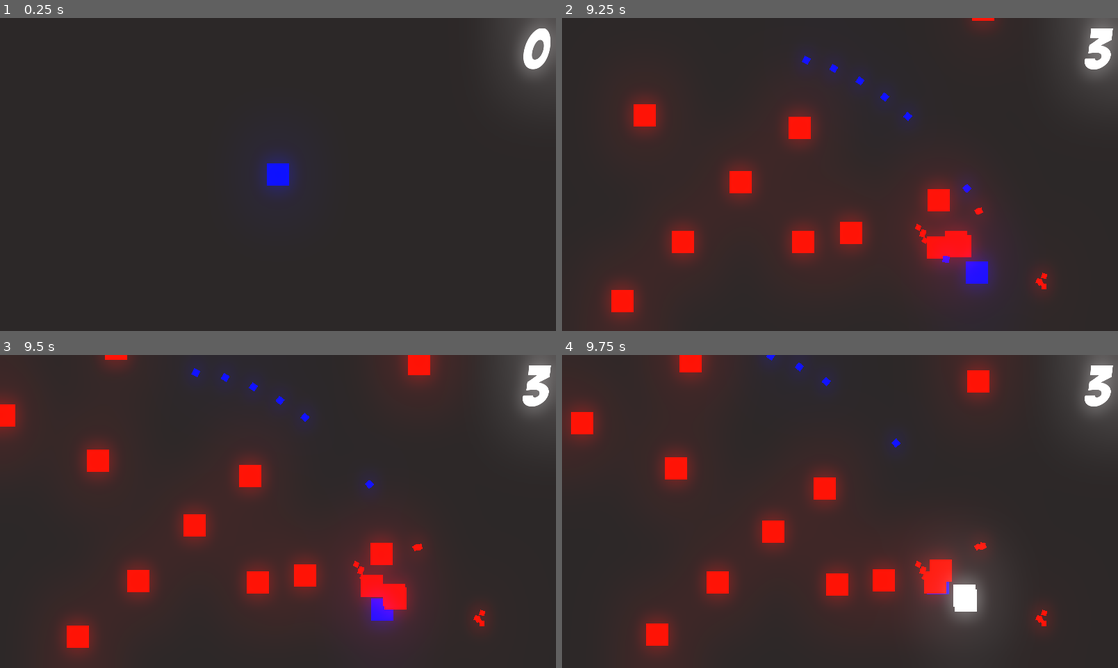
Above: before the commit, frames 1-4 (two rows, left to right).
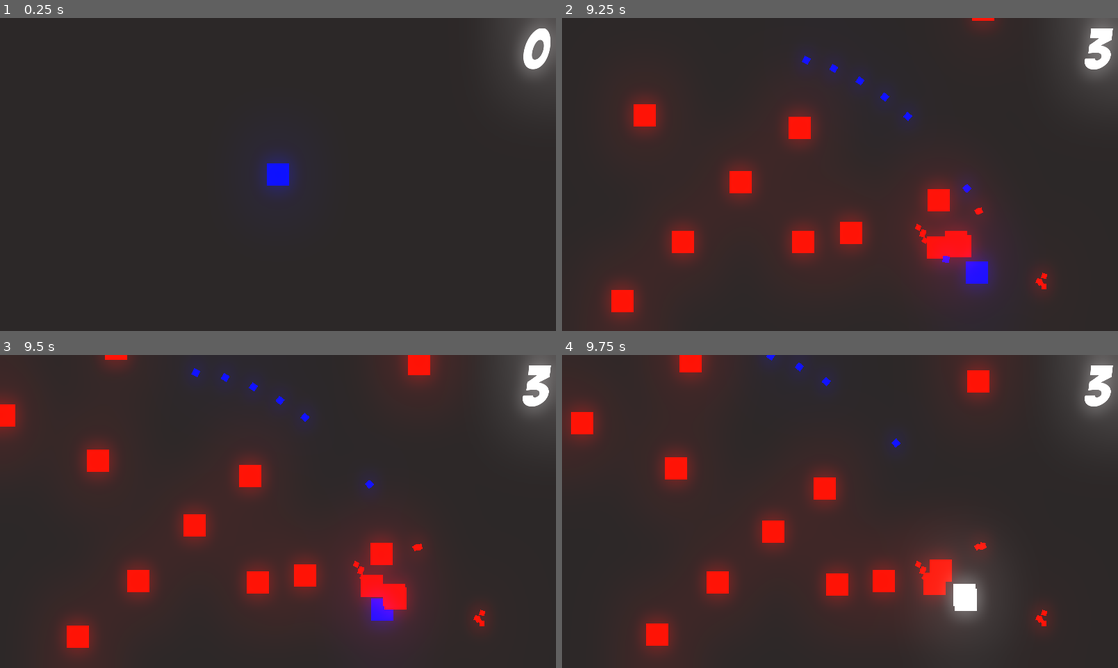
Above: after the commit, the same moments.

Repository: Daniel5772/Programmieren_Note
Game: Godot game, scene res://Level/Level 1.tscn
The game is run twice, just before and just after one commit, with the same random seed, the same clock (stepped at 60 frames per second) and the same inputs.
Inputs (mouse positions are in pixels of both pictures, inside the frame that each line leads up to):
- Up to frame 1 (0.25 s): no input
- Up to frame 2 (9.25 s): tap Enter at 0.5 s; move the mouse to (962, 158) at 0.52 s; press the mouse at (962, 158) at 0.53 s; hold D (move_right) 0.53-1.28 s; move the mouse to (728, 190) at 1.27 s; release the mouse at (728, 190) at 1.28 s; hold S (move_down) 1.28-2.03 s; click (728, 190) at 1.35 s; move the mouse to (895, 105) at 2.02 s; press the mouse at (895, 105) at 2.03 s; hold D (move_right) 2.03-2.78 s; move the mouse to (812, 237) at 2.77 s; release the mouse at (812, 237) at 2.78 s; hold W (move_up) 2.78-3.53 s; click (812, 237) at 2.85 s; move the mouse to (1006, 221) at 3.52 s; press the mouse at (1006, 221) at 3.53 s; hold A (move_left) 3.53-5.03 s; move the mouse to (673, 127) at 4.27 s; release the mouse at (673, 127) at 4.28 s; click (673, 127) at 4.35 s; move the mouse to (867, 174) at 5.02 s; press the mouse at (867, 174) at 5.03 s; hold S (move_down) 5.03-5.78 s; move the mouse to (756, 96) at 5.77 s; release the mouse at (756, 96) at 5.78 s; hold D (move_right) 5.78-6.53 s; click (756, 96) at 5.85 s; move the mouse to (962, 158) at 6.52 s; press the mouse at (962, 158) at 6.53 s; hold W (move_up) 6.53-7.28 s; move the mouse to (728, 190) at 7.27 s; release the mouse at (728, 190) at 7.28 s; hold D (move_right) 7.28-8.03 s; click (728, 190) at 7.35 s; move the mouse to (895, 105) at 8.02 s; press the mouse at (895, 105) at 8.03 s; hold S (move_down) 8.03-8.78 s; move the mouse to (812, 237) at 8.77 s; release the mouse at (812, 237) at 8.78 s; hold A (move_left) from 8.78 s (still down); click (812, 237) at 8.85 s
- Up to frame 3 (9.5 s): keep holding A (move_left)
- Up to frame 4 (9.75 s): move the mouse to (1006, 558) at 9.52 s; release A (move_left) at 9.53 s; press the mouse at (1006, 558) at 9.53 s; hold W (move_up) from 9.53 s (still down)

Frames 1-3 are identical in both runs. In frame 4, less than 0.1% of the frame differs, in the area x 55-75%, y 68-82%.

Commit message:
player dead added

Diff:
--- a/PLayer/Player_f.gd
+++ b/PLayer/Player_f.gd
@@ -2,11 +2,19 @@
 
 
 var speed = 150
+
 var velocity = Vector2()
 
 var bullet =preload("res://PLayer/bullet.tscn")
 
 var can_shoot = true
+
+var visibile = true
+
+var is_dead = false
+
+var player_hp = 5
+
 
 func _ready():
 	Global.player = self
@@ -21,12 +29,22 @@
 
 	velocity = velocity.normalized()
 
-	global_position += speed * velocity * delta
+	if is_dead == false:
+		global_position += speed * velocity * delta
 
-	if Input.is_action_pressed("click") and Global.node_creation_parent != null and can_shoot:
+	if Input.is_action_pressed("click") and Global.node_creation_parent != null and can_shoot and is_dead == false:
 		Global.instance_node(bullet, global_position, Global.node_creation_parent)
 		$Reload_speed.start()
 		can_shoot = false
 
 func _on_Reload_speed_timeout():
 	can_shoot = true
+
+
+func _on_Hitbox_area_entered(area):
+	if area.is_in_group("Enemy"):
+		player_hp -= 1
+		print(player_hp)
+		if player_hp <= 0:
+			print("tod")
+			queue_free()
--- a/PLayer/Player_f.tscn
+++ b/PLayer/Player_f.tscn
@@ -15,10 +15,15 @@
 modulate = Color( 0.0235294, 0.0392157, 0.921569, 1 )
 texture = ExtResource( 1 )
 
-[node name="CollisionShape2D" type="CollisionShape2D" parent="."]
-shape = SubResource( 1 )
-
 [node name="Reload_speed" type="Timer" parent="."]
 wait_time = 0.1
 one_shot = true
+
+[node name="Hitbox" type="Area2D" parent="."]
+
+[node name="CollisionShape2D" type="CollisionShape2D" parent="Hitbox"]
+visible = false
+scale = Vector2( 1, 1 )
+shape = SubResource( 1 )
 [connection signal="timeout" from="Reload_speed" to="." method="_on_Reload_speed_timeout"]
+[connection signal="area_entered" from="Hitbox" to="." method="_on_Hitbox_area_entered"]
--- a/PLayer/bullet.gd
+++ b/PLayer/bullet.gd
@@ -1,6 +1,7 @@
 extends Node2D
 
 var velocity = Vector2(1, 0)
+
 var speed = 250
 
 var look_once = true
--- a/PLayer/enemy.gd
+++ b/PLayer/enemy.gd
@@ -7,13 +7,13 @@
 
 var stun = false
 
-var hp = 3
+var enemy_hp = 3
 
 var knockback = 6
 
 var damage = 1
 
-var multiplier = 1
+var damage_multiplier = 1
 
 var poits_per_kill = 1
 
@@ -26,8 +26,8 @@
 	elif stun:
 		velocity = lerp(velocity, Vector2(0, 0), 0.3)
 
-	if hp <= 0:
-		Global.score += poits_per_kill * multiplier
+	if enemy_hp <= 0:
+		Global.score += poits_per_kill * damage_multiplier
 		if Global.node_creation_parent != null:
 			var kill_particle_instance = Global.instance_node(kill_particle, global_position, Global.node_creation_parent)
 			kill_particle_instance.rotation = velocity.angle()
@@ -45,7 +45,7 @@
 
 		modulate = Color.white
 		velocity = -velocity * knockback
-		hp -= damage
+		enemy_hp -= damage
 		stun = true
 
 		$Stun_timer.start()
--- a/PLayer/enemy.tscn
+++ b/PLayer/enemy.tscn
@@ -14,9 +14,12 @@
 [node name="Sprite" type="Sprite" parent="."]
 texture = ExtResource( 1 )
 
-[node name="Hitbox" type="Area2D" parent="Sprite"]
+[node name="Hitbox" type="Area2D" parent="Sprite" groups=[
+"Enemy",
+]]
 
 [node name="CollisionShape2D" type="CollisionShape2D" parent="Sprite/Hitbox"]
+visible = false
 shape = SubResource( 1 )
 
 [node name="Stun_timer" type="Timer" parent="."]
